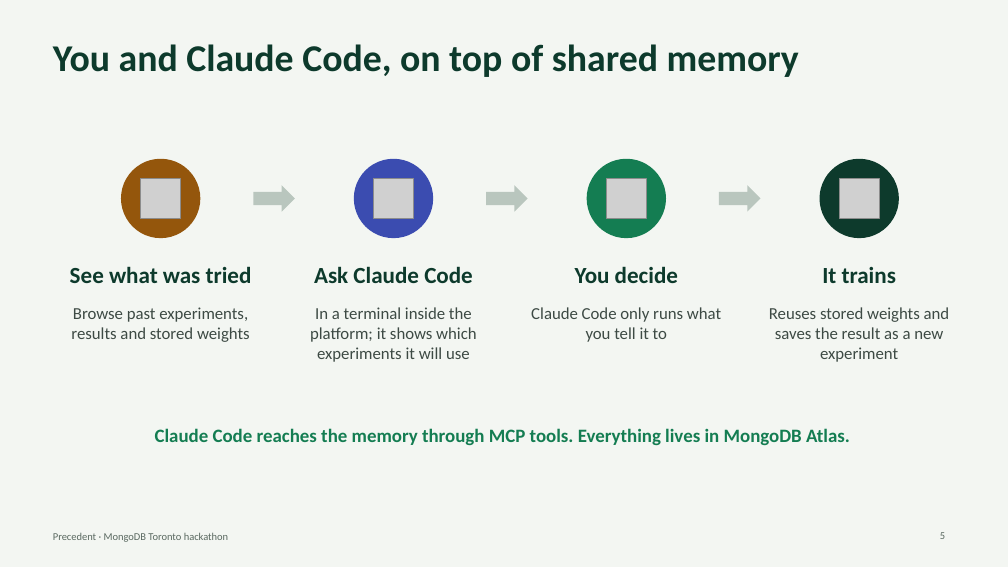
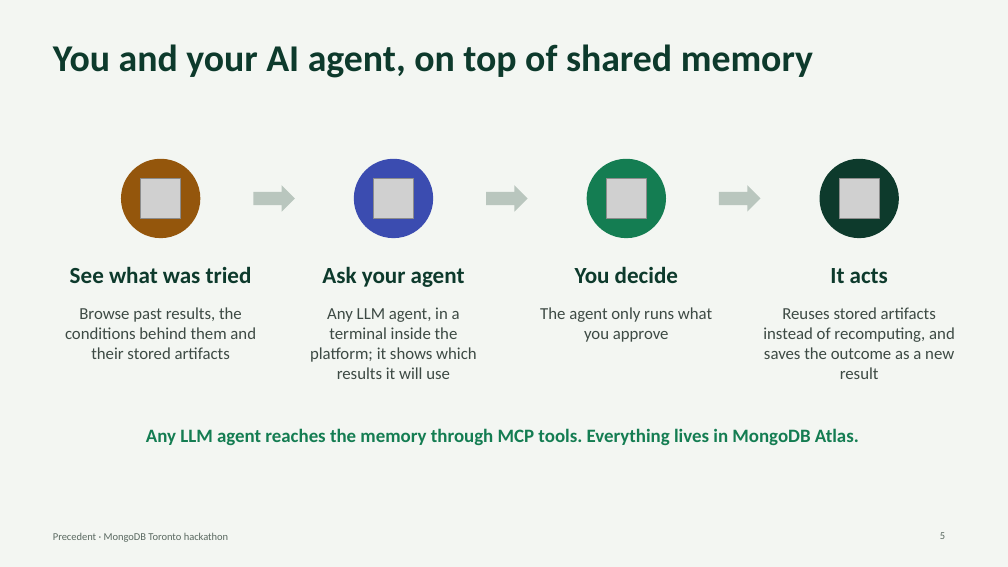
Before and after one commit to SalmaRoshdy-YG/Hackathon-project, a slide deck: slide 5 of docs/deck/precedent-deck.pptx. Drawn at 1008x567 pixels with LibreOffice and Linux fonts; fonts in the diff are those of the drawing; grey boxes stand for pictures. Boxes give left, top, right and bottom in pixels: in the first picture for what was removed or moved away, otherwise in the second. Text is boxed around its words. In the diff, an @@ line names an element or a change of style, - is before the commit and + after.

```diff
--- a/docs/deck/precedent-deck.pptx
+++ b/docs/deck/precedent-deck.pptx
@@ title at (53,44,813,78): text changed @@
-You and Claude Code, on top of shared memory
+You and your AI agent, on top of shared memory
@@ text at (322,266,465,287): text changed @@
-Ask Claude Code
+Ask your agent
@@ text at (830,268,888,283): text changed @@
-It trains
+It acts
@@ text at (65,307,256,359): text changed @@
-Browse past experiments, results and stored weights
+Browse past results, the conditions behind them and their stored artifacts
@@ text at (310,307,476,379): text changed @@
-In a terminal inside the platform; it shows which experiments it will use
+Any LLM agent, in a terminal inside the platform; it shows which results it will use
@@ text at (540,307,712,342): text changed @@
-Claude Code only runs what you tell it to
+The agent only runs what you approve
@@ text at (763,307,955,379): text changed @@
-Reuses stored weights and saves the result as a new experiment
+Reuses stored artifacts instead of recomputing, and saves the outcome as a new result
@@ text at (146,428,859,446): text changed @@
-Claude Code reaches the memory through MCP tools. Everything lives in MongoDB Atlas.
+Any LLM agent reaches the memory through MCP tools. Everything lives in MongoDB Atlas.
```
Also in this commit, not shown: 9 other slides changed.
